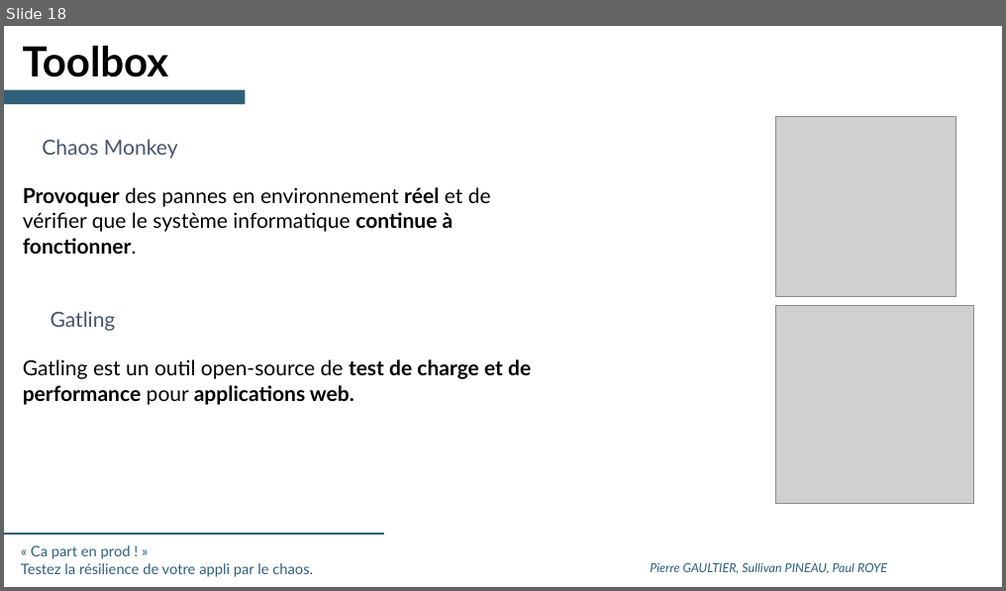
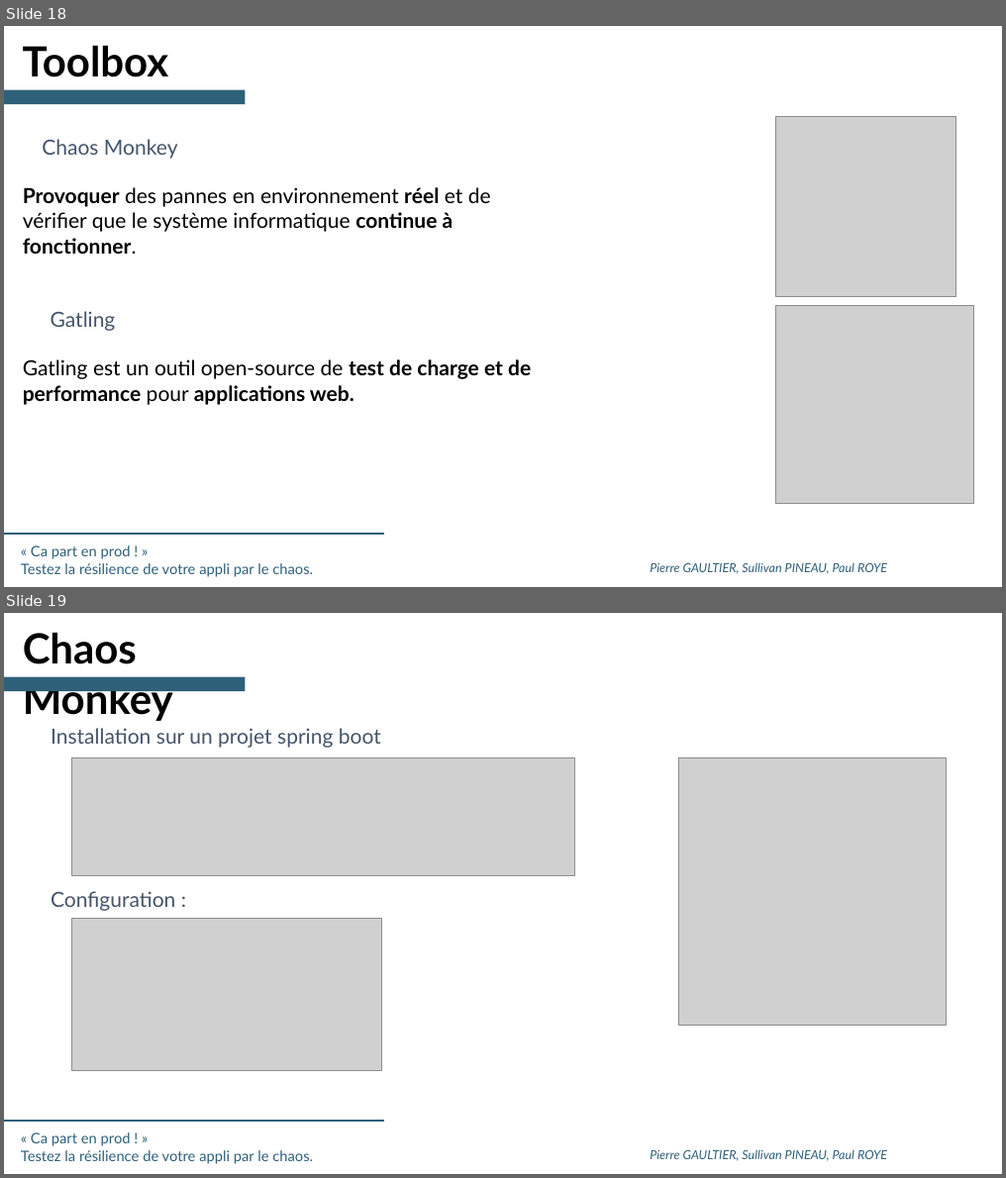
Before and after one commit to SII-Codelab-Chaos/Codelab-Chaos-TP, a slide deck: Hands-On -Chaos - SLIDES.pptx. Shown one above the other, each under a label of ours: slide 18 before the commit, slides 18 and 19 after it. The pictures are 1006x591 and 1006x1178 pixels, drawn with LibreOffice and Linux fonts; fonts in the diff are those of the drawing; grey boxes stand for pictures; background and template pictures are left out. Boxes give left, top, right and bottom in pixels: in the first picture for what was removed or moved away, otherwise in the second. Text is boxed around its words. In the diff, an @@ line names an element or a change of style, - is before the commit and + after.

```diff
--- a/Hands-On -Chaos - SLIDES.pptx
+++ b/Hands-On -Chaos - SLIDES.pptx
@@ slide 19 added at (4, 613, 1002, 1174), background #FFFFFF; not listed: 3 template elements that a slide beside it also shows @@
@@ text added at (23, 632, 173, 722), 40 pt, text #000000, bold @@
+Chaos Monkey
@@ rectangle added at (4, 676, 245, 691), fill #2F6079 @@
@@ text added at (51, 728, 381, 748), 20 pt, text #44546A @@
+Installation sur un projet spring boot
@@ picture added at (71, 758, 574, 875) @@
@@ picture added at (678, 758, 946, 1026) @@
@@ text added at (51, 891, 175, 911), 20 pt, text #44546A @@
+Configuration :
@@ picture added at (71, 919, 381, 1071) @@
```
Also in this commit, not shown: 2 slides changed, 2 other slides added, 1 slide removed.
